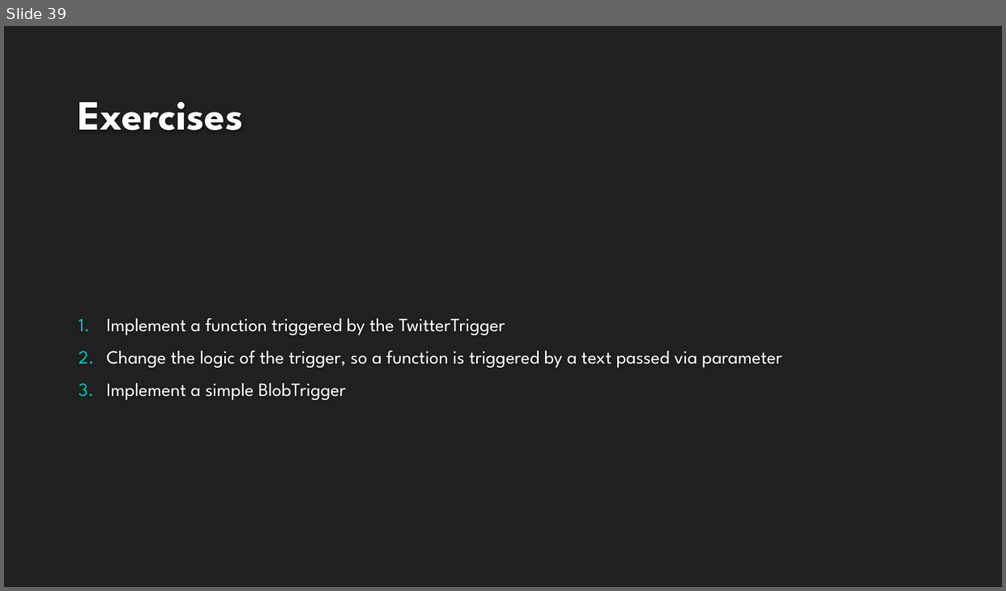
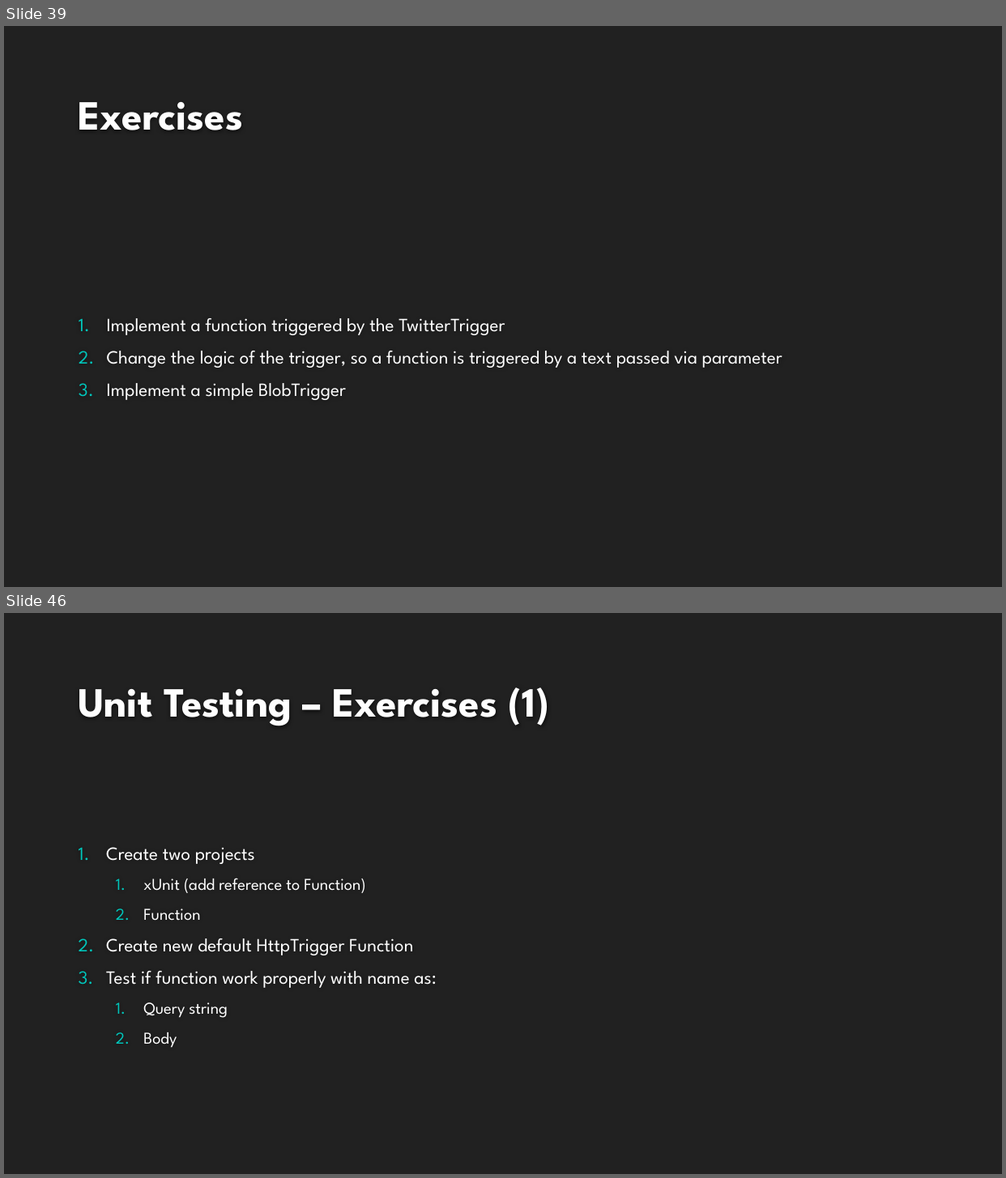
Before and after one commit to kamil-mrzyglod/Workshops, a slide deck: AzureDay2019/Developing services with Azure Functions.pptx. Shown one above the other, each under a label of ours: slide 39 before the commit, slides 39 and 46 after it; the slides between them are not shown. The pictures are 1006x591 and 1006x1178 pixels, drawn with LibreOffice and Linux fonts; fonts in the diff are those of the drawing; background and template pictures are left out. Boxes give left, top, right and bottom in pixels: in the first picture for what was removed or moved away, otherwise in the second. Text is boxed around its words. In the diff, an @@ line names an element or a change of style, - is before the commit and + after.

```diff
--- a/AzureDay2019/Developing services with Azure Functions.pptx
+++ b/AzureDay2019/Developing services with Azure Functions.pptx
@@ slide 46 added at <box>4,613,1002,1174</box>, background #212121 @@
@@ title added at <box>78,688,549,726</box>, 40 pt, text #FEFEFE, bold @@
+Unit Testing – Exercises (1)
@@ text added at <box>106,847,436,1048</box>, 18 pt, text #FFFFFF @@
+1. Create two projects
+  1. xUnit (add reference to Function)
+  2. Function
+2. Create new default HttpTrigger Function
+3. Test if function work properly with name as:
+  1. Query string
+  2. Body
```
Also in this commit, not shown: 1 slide changed, 23 other slides added.
